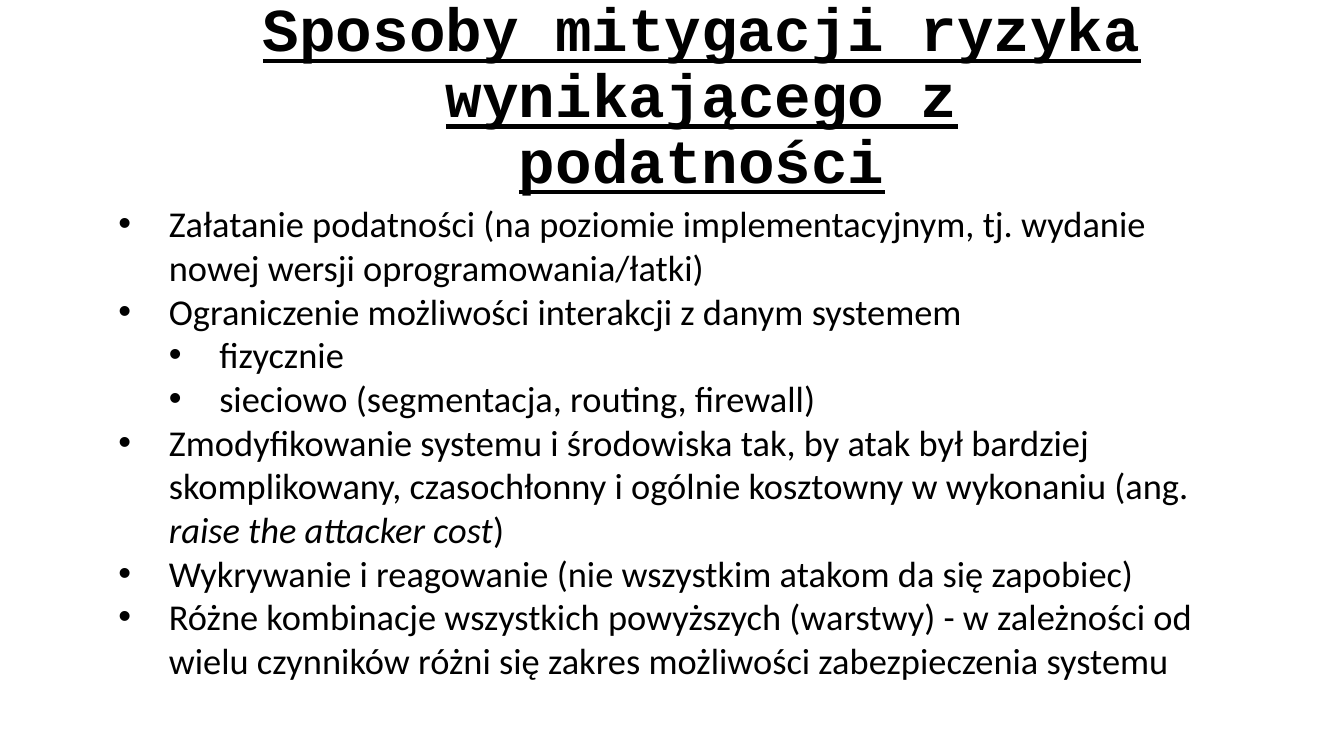
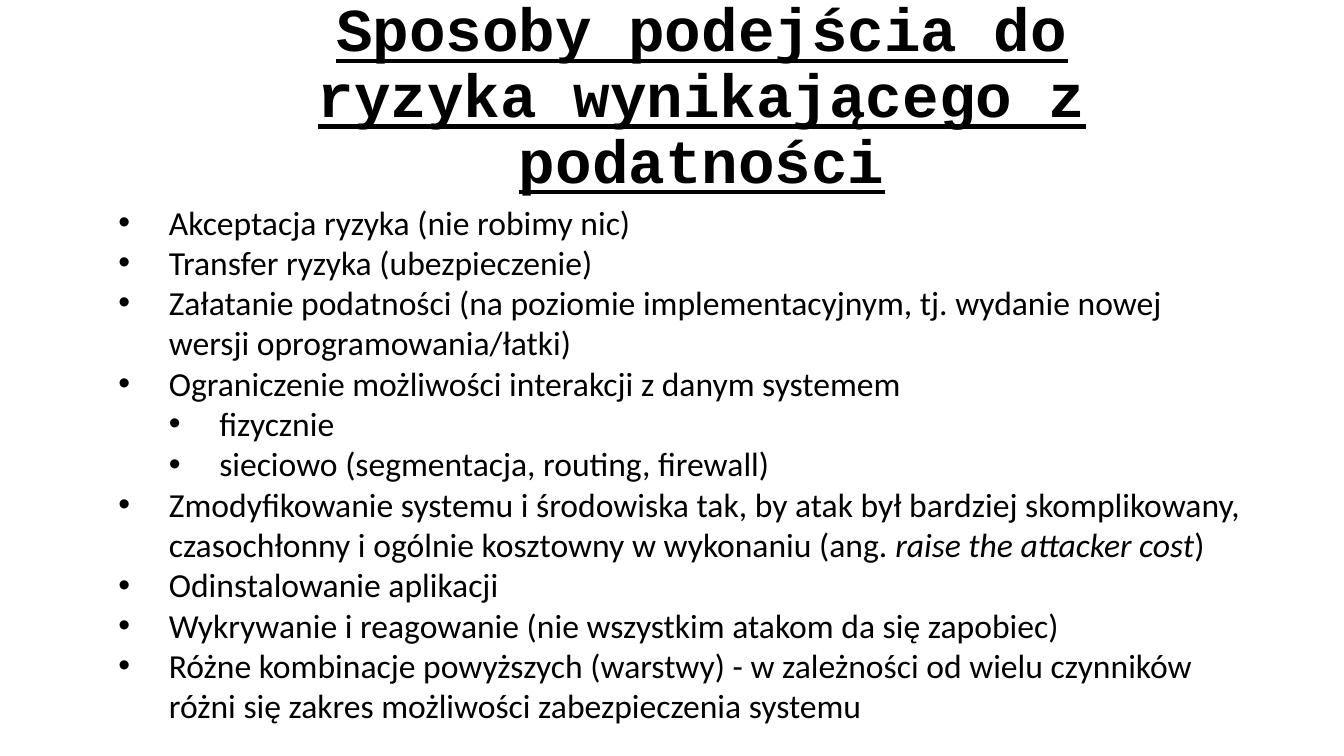
Before and after one commit to ewilded/DFIR, a slide deck: slide 78 of 2_Wprowadzenie_do_bezpieczenstwa_IT.pptx (slide 77 before the commit). Drawn at 1344x756 pixels with LibreOffice and Linux fonts; fonts in the diff are those of the drawing. Boxes give left, top, right and bottom in pixels: in the first picture for what was removed or moved away, otherwise in the second. Text is boxed around its words. In the diff, an @@ line names an element or a change of style, - is before the commit and + after.

```diff
--- a/2_Wprowadzenie_do_bezpieczenstwa_IT.pptx
+++ b/2_Wprowadzenie_do_bezpieczenstwa_IT.pptx
@@ title at box(318, 7, 1086, 196): text changed @@
-Sposoby mitygacji ryzyka wynikającego z podatności
+Sposoby podejścia do ryzyka wynikającego z podatności
@@ text at box(169, 210, 630, 281): paragraphs added @@
+• Akceptacja ryzyka (nie robimy nic)
+• Transfer ryzyka (ubezpieczenie)
@@ text at box(169, 290, 1240, 644): size 26 to 24 pt in "Załatanie podatności (na poziomie implementacyjnym, tj. wyda ...", "Ograniczenie możliwości interakcji z danym systemem", "fizycznie", "sieciowo (segmentacja, routing, firewall)" and 2 more places @@
@@ text at box(169, 573, 498, 603): paragraph added @@
+• Odinstalowanie aplikacji
@@ text at box(169, 653, 1192, 724): text changed; size 26 to 24 pt @@
-• Różne kombinacje wszystkich powyższych (warstwy) - w zależności od wielu czynników różni się zakres możliwości zabezpieczenia systemu
+• Różne kombinacje powyższych (warstwy) - w zależności od wielu czynników różni się zakres możliwości zabezpieczenia systemu
```
Also in this commit, not shown: 41 other slides changed, 1 slide added, 2 other files.
